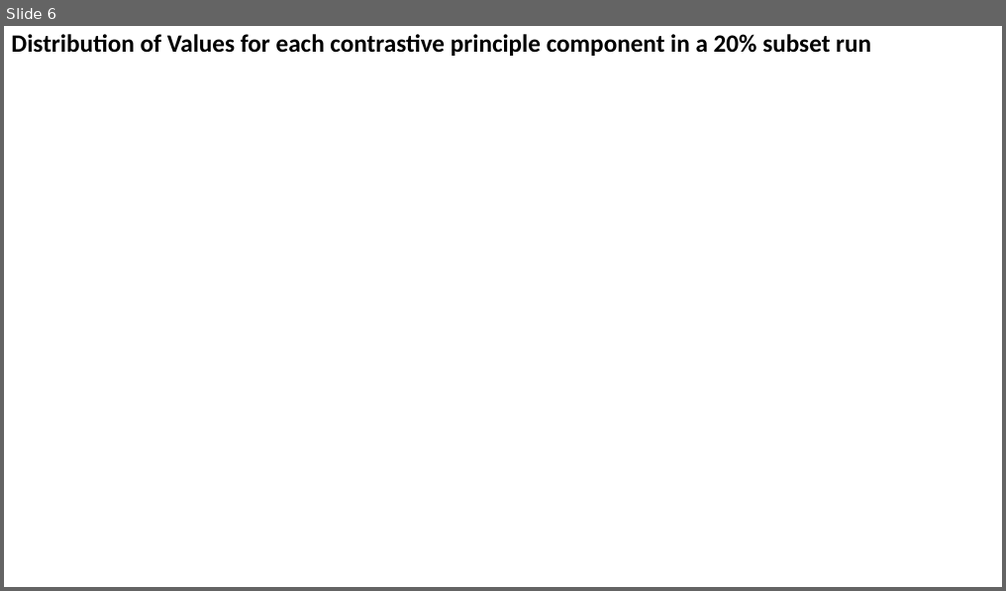
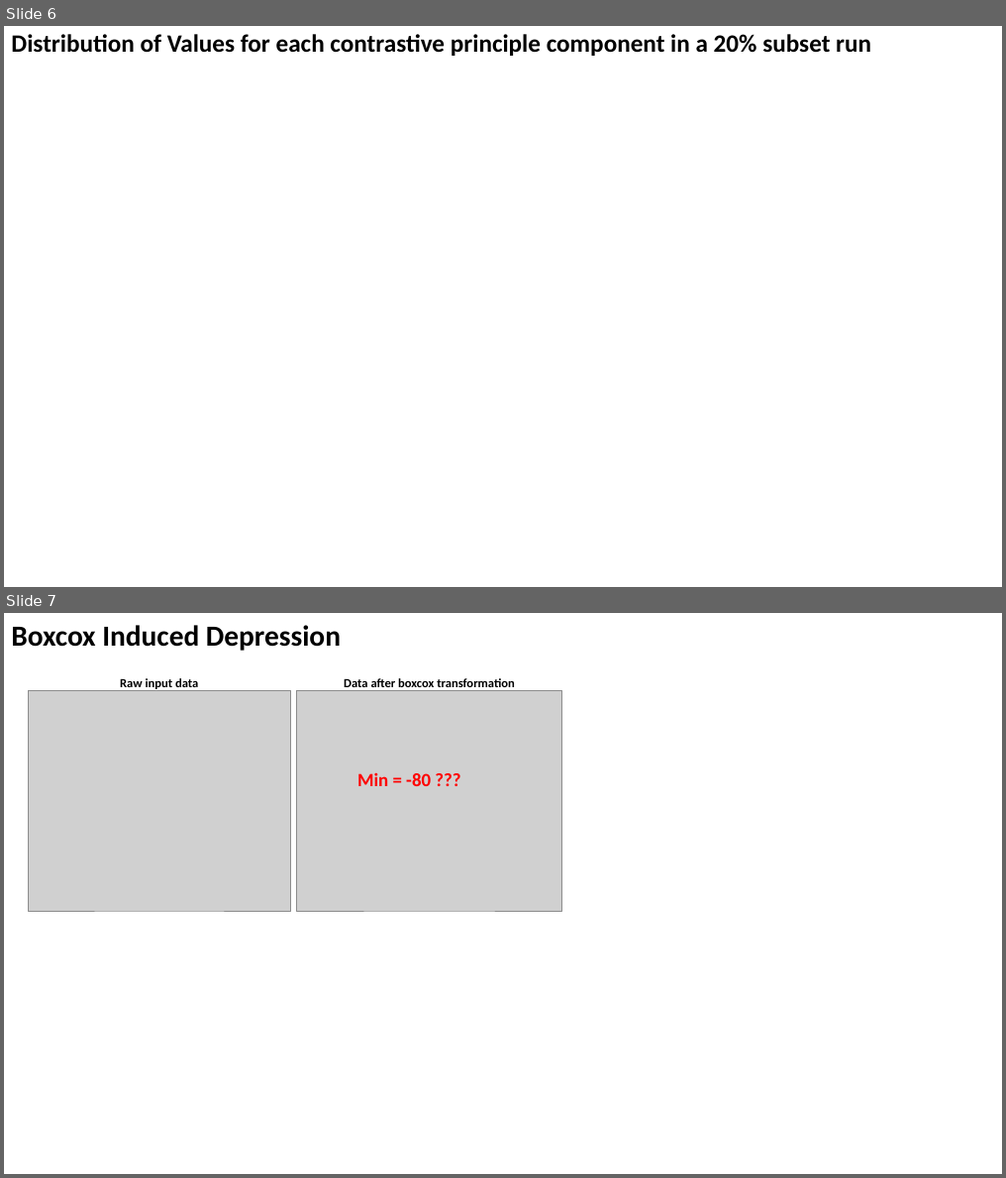
Before and after one commit to zhaohanxiong/OxfordCVM, a slide deck: job_results.pptx. Shown one above the other, each under a label of ours: slide 6 before the commit, slides 6 and 7 after it. The pictures are 1006x591 and 1006x1178 pixels, drawn with LibreOffice and Linux fonts; fonts in the diff are those of the drawing; grey boxes stand for pictures; background and template pictures are left out. Boxes give left, top, right and bottom in pixels: in the first picture for what was removed or moved away, otherwise in the second. Text is boxed around its words. In the diff, an @@ line names an element or a change of style, - is before the commit and + after.

Commit message:
put boxcox results

```diff
--- a/job_results.pptx
+++ b/job_results.pptx
@@ slide 7 added at box(4, 613, 1002, 1174), background #FFFFFF @@
@@ text added at box(11, 625, 341, 651), 28 pt, text #000000, bold @@
+Boxcox Induced Depression
@@ picture added at box(28, 691, 290, 912) @@
@@ text added at box(120, 678, 198, 691), 12 pt, text #000000, bold @@
+Raw input data
@@ picture added at box(297, 691, 561, 912) @@
@@ text added at box(344, 678, 515, 691), 12 pt, text #000000, bold @@
+Data after boxcox transformation
@@ text added at box(357, 773, 431, 786), 18 pt, text #FF0000, bold @@
+Min = -80 ???
```
